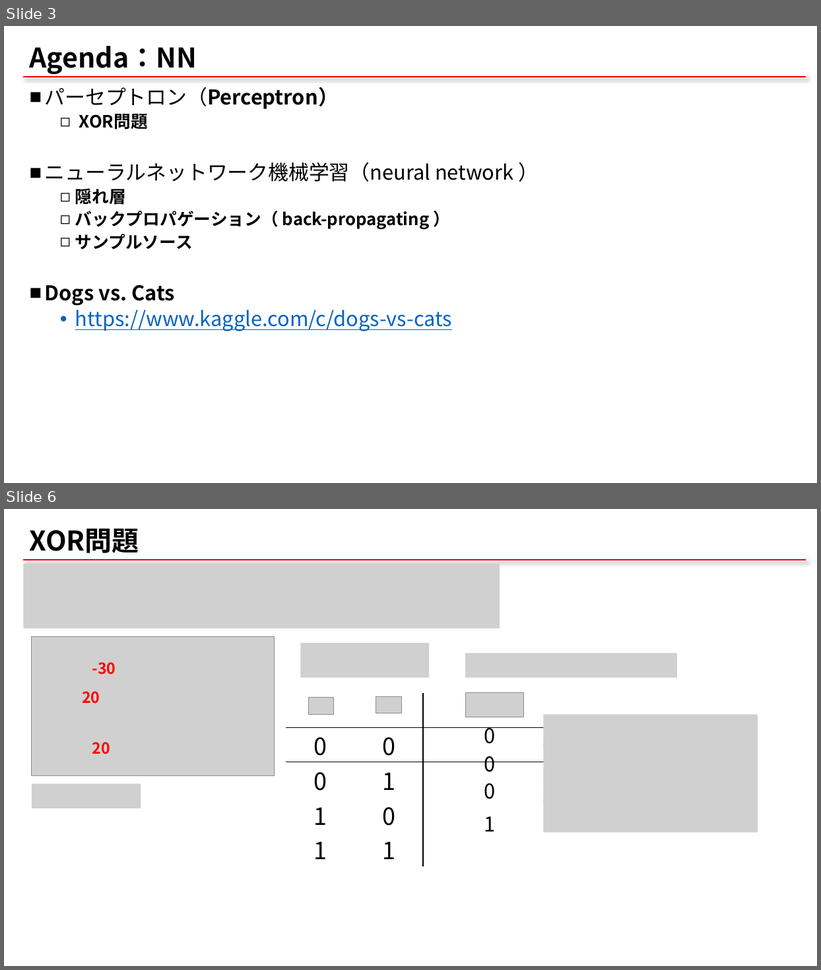
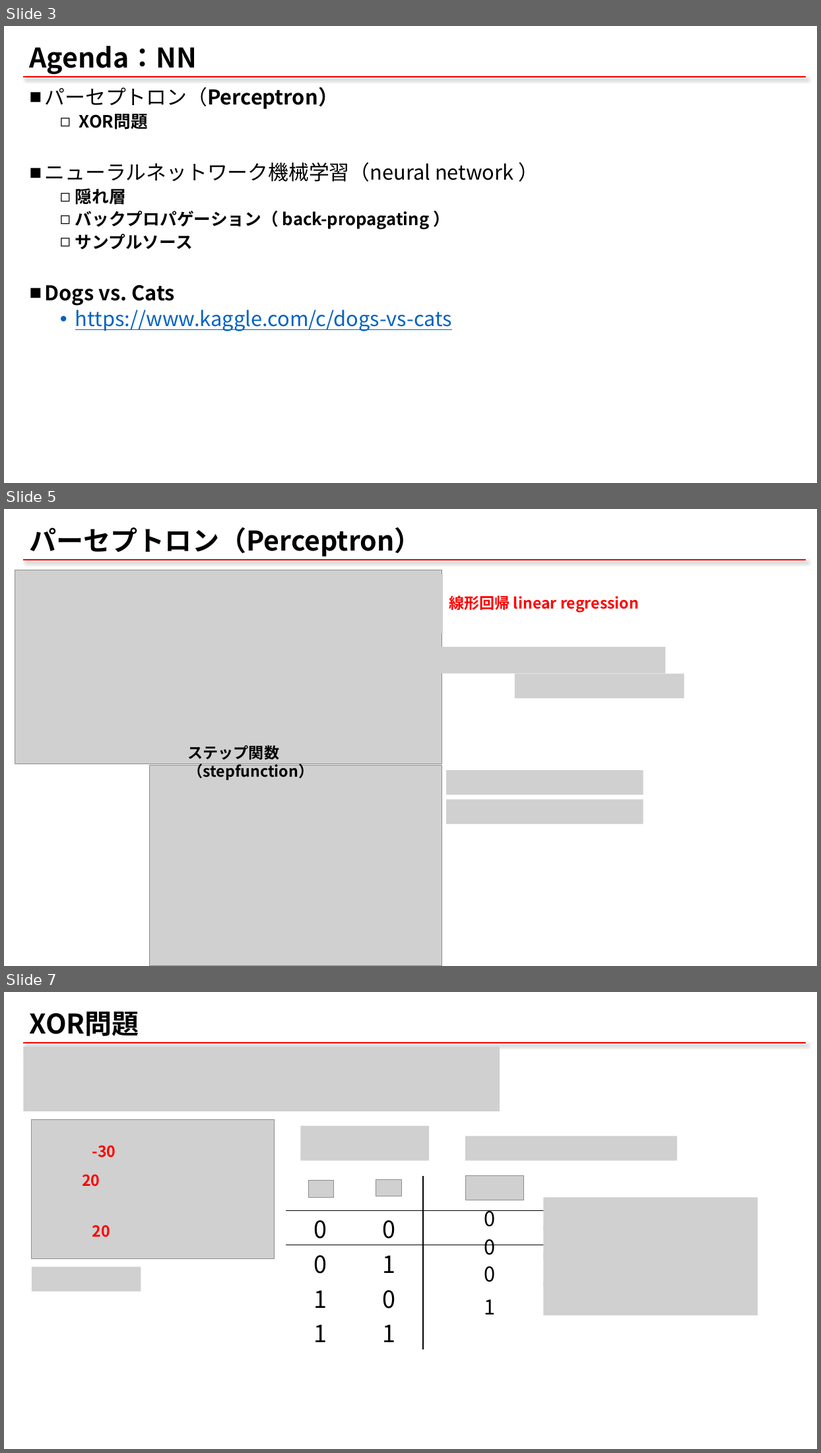
Before and after one commit to qqinxl2015/machine-learning-basic, a slide deck: _ML_01_NN.pptx. Shown one above the other, each under a label of ours: slides 3 and 6 before the commit, slides 3, 5 and 7 after it; the slides between them are not shown. The pictures are 821x970 and 821x1453 pixels, drawn with LibreOffice and Linux fonts; fonts in the diff are those of the drawing; grey boxes stand for pictures. Boxes give left, top, right and bottom in pixels: in the first picture for what was removed or moved away, otherwise in the second. Text is boxed around its words. In the diff, an @@ line names an element or a change of style, - is before the commit and + after.

```diff
--- a/_ML_01_NN.pptx
+++ b/_ML_01_NN.pptx
@@ slide 5 added at <box>4,509,817,966</box>, background #FFFFFF; not listed: 1 template element that a slide beside it also shows @@
@@ title added at <box>30,527,422,557</box>, 32 pt, text #000000, bold @@
+パーセプトロン（Perceptron）
@@ picture added at <box>15,570,443,764</box> @@
@@ picture added at <box>209,574,443,634</box> @@
@@ text added at <box>449,595,639,613</box>, 18 pt, text #FF0000, bold @@
+線形回帰 linear regression
@@ picture added at <box>428,647,665,674</box> @@
@@ picture added at <box>516,674,684,698</box> @@
@@ text added at <box>188,745,314,780</box>, 18 pt, text #000000, bold @@
+ステップ関数（stepfunction）
@@ picture added at <box>150,765,443,965</box> @@
@@ picture added at <box>446,770,644,795</box> @@
@@ picture added at <box>446,800,644,824</box> @@
@@ what was slide 6 is now slide 7 @@
```
Also in this commit, not shown: 8 slides changed, 4 other slides added, 2 other files.
